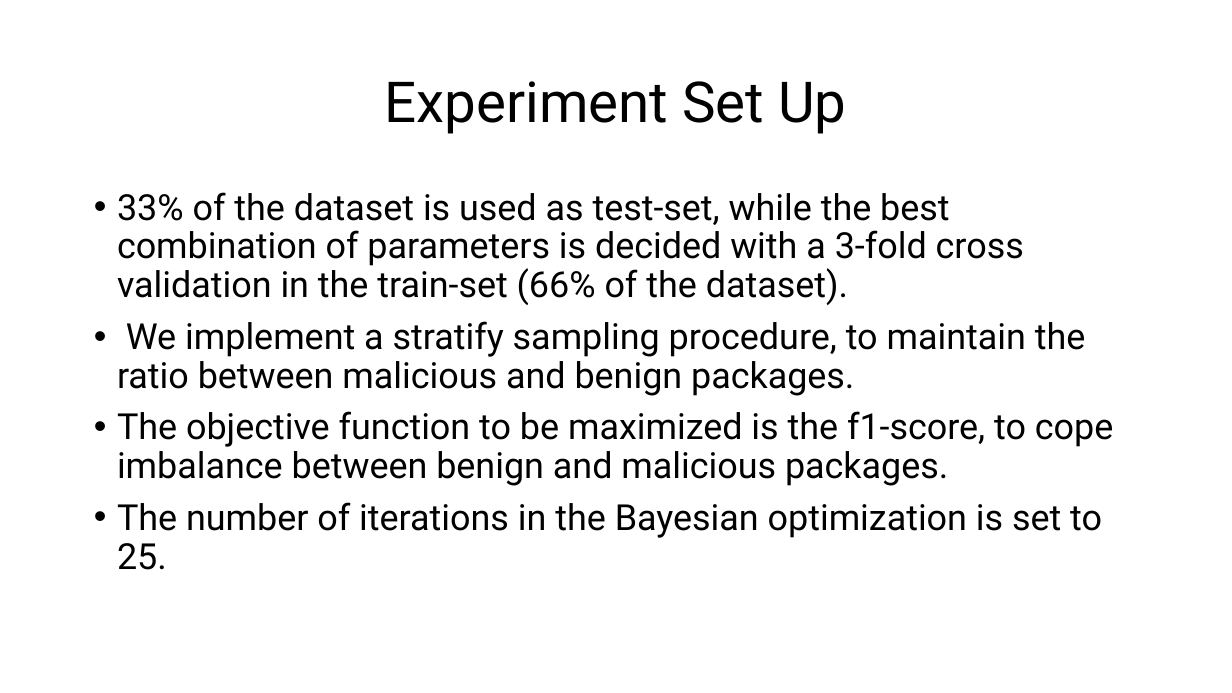
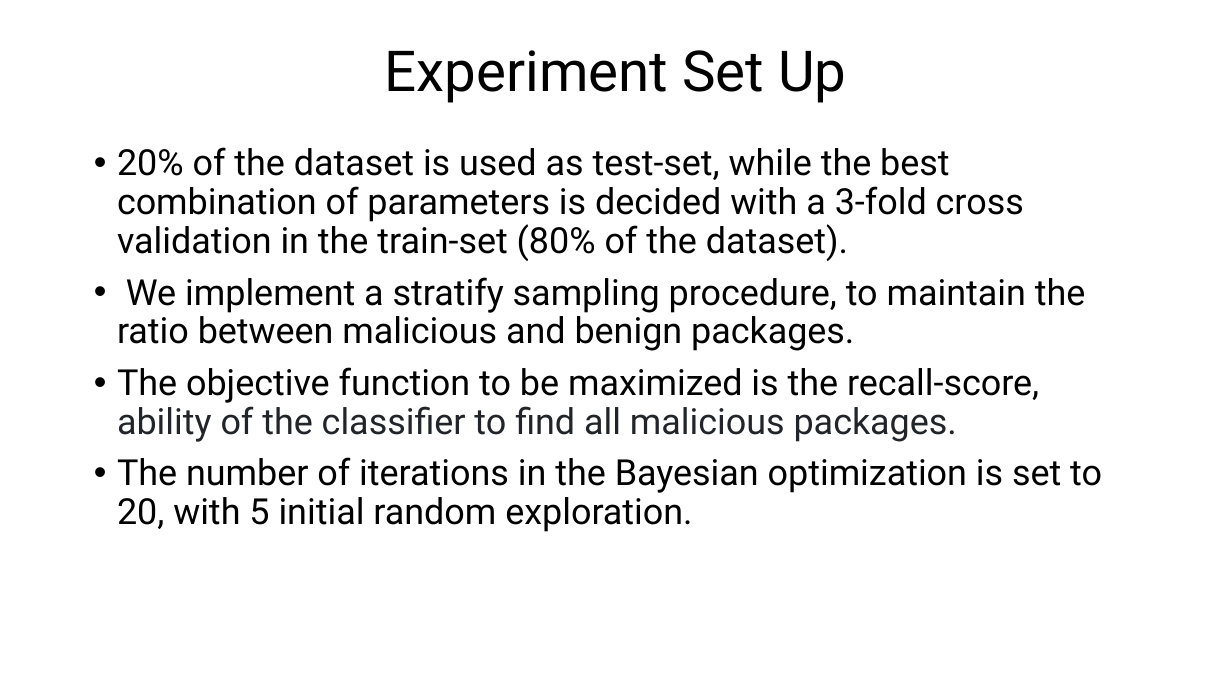
Before and after one commit to NicolaRonzoni/MLxOSA, a slide deck: slide 11 of MLxOSSA.pptx. Drawn at 1232x693 pixels with LibreOffice and Linux fonts; fonts in the diff are those of the drawing. Boxes give left, top, right and bottom in pixels: in the first picture for what was removed or moved away, otherwise in the second. Text is boxed around its words. In the diff, an @@ line names an element or a change of style, - is before the commit and + after.

```diff
--- a/MLxOSSA.pptx
+++ b/MLxOSSA.pptx
@@ title "Experiment Set Up" moved from (x1=385, y1=81, x2=846, y2=134) to (x1=385, y1=50, x2=846, y2=103) @@
@@ text "20% of the dataset is ..." moved from (x1=117, y1=192, x2=1113, y2=570) to (x1=117, y1=147, x2=1102, y2=532) @@
@@ text at (x1=117, y1=147, x2=1024, y2=261): text changed @@
-• 33% of the dataset is used as test-set, while the best combination of parameters is decided with a 3-fold cross validation in the train-set (66% of the dataset).
+• 20% of the dataset is used as test-set, while the best combination of parameters is decided with a 3-fold cross validation in the train-set (80% of the dataset).
@@ text at (x1=117, y1=367, x2=1102, y2=532): text changed @@
-• The objective function to be maximized is the f1-score, to cope imbalance between benign and malicious packages.
-• The number of iterations in the Bayesian optimization is set to 25.
+• The objective function to be maximized is the recall-score, ability of the classifier to find all malicious packages.
+• The number of iterations in the Bayesian optimization is set to 20, with 5 initial random exploration.
```
Also in this commit, not shown: 6 other slides changed.
